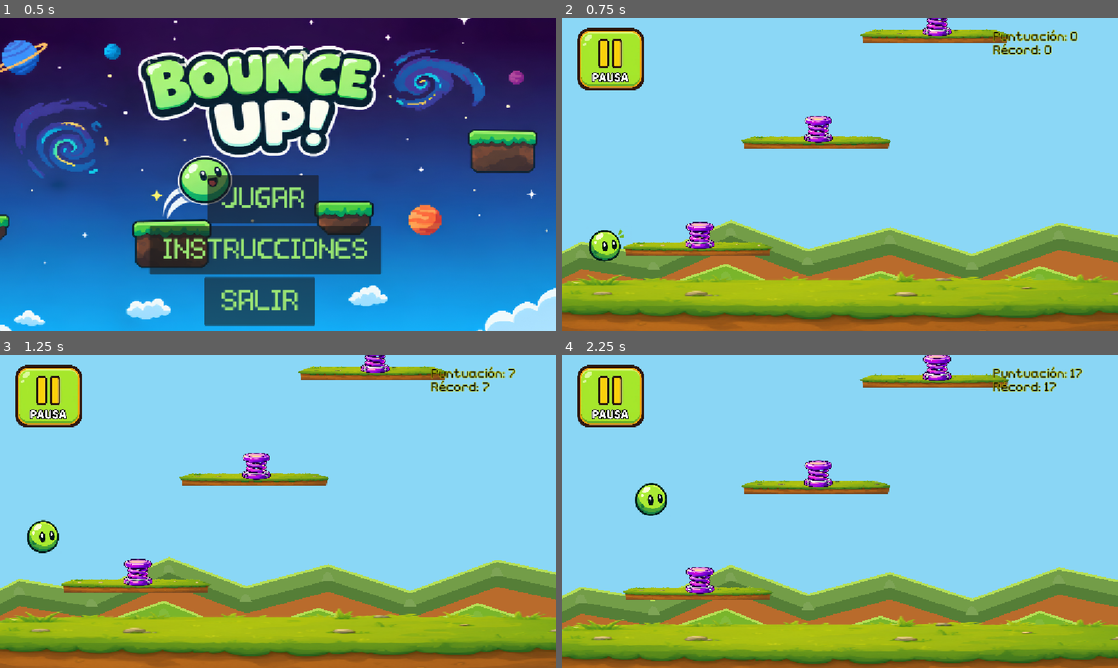
Above: before the commit, frames 1-4 (two rows, left to right).
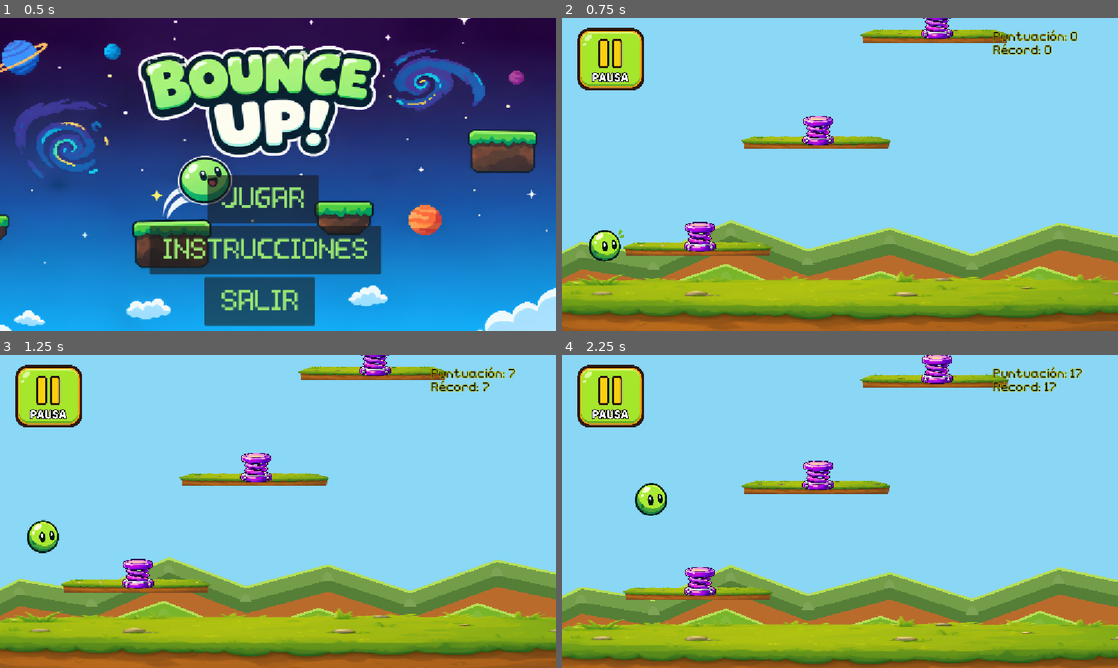
Above: after the commit, the same moments.

Repository: Miranda-511/Bounce-Up-
Game: Godot game, scene res://escenas/menu.tscn
Two runs of this game, one before a commit and one after it. Both use one fixed random seed, a clock stepped at 60 frames per second and the inputs below.
Inputs (mouse positions are in pixels of both pictures, inside the frame that each line leads up to):
- Up to frame 1 (0.5 s): no input
- Up to frame 2 (0.75 s): click "JUGAR" at 0.5 s
- Up to frame 3 (1.25 s): no input
- Up to frame 4 (2.25 s): click (612, 395) at 1.25 s; tap Enter at 2 s; hold Right (ui_right) from 2.03 s (still down)

Frame 1 is identical in both runs. In frame 2, 1.0% of the frame differs, in the area x 22-71%, y 0-75%; in frame 3, 1.0%; in frame 4, 1.1%, in the area x 22-71%, y 0-77%.

Commit message:
resortes no funcionales

Diff:
--- a/escenas/spring.tscn
+++ b/escenas/spring.tscn
@@ -3,26 +3,24 @@
 [ext_resource type="Script" uid="uid://2ia766oe0nn7" path="res://scripts/spring.gd" id="1_piab2"]
 [ext_resource type="Texture2D" uid="uid://7vrkg4cgrrvt" path="res://assets/spring.png" id="1_rfvfj"]
 
-[sub_resource type="CapsuleShape2D" id="CapsuleShape2D_eaw6l"]
-radius = 39.673195
-height = 132.2939
+[sub_resource type="CircleShape2D" id="CircleShape2D_piab2"]
+radius = 52.50588
 
 [node name="Spring" type="Node2D" unique_id=593130799]
 scale = Vector2(0.5516854, 0.50422454)
 script = ExtResource("1_piab2")
 
 [node name="Sprite2D" type="Sprite2D" parent="." unique_id=1017404765]
-position = Vector2(2, 43.631325)
-scale = Vector2(0.33045796, 0.28550646)
+position = Vector2(2, 49.581055)
+scale = Vector2(0.36722994, 0.31411004)
 texture = ExtResource("1_rfvfj")
 
 [node name="StaticBody2D" type="StaticBody2D" parent="." unique_id=2035563957]
-position = Vector2(0, 43.631348)
-scale = Vector2(0.9317033, 0.70037115)
+position = Vector2(0, 49.58108)
+scale = Vector2(1.0353794, 0.77053815)
 
 [node name="CollisionShape2D" type="CollisionShape2D" parent="StaticBody2D" unique_id=2112059653]
-position = Vector2(-1.7839772e-13, -42.47554)
-rotation = 1.5707964
-shape = SubResource("CapsuleShape2D_eaw6l")
+position = Vector2(3.5762787e-07, -51.47683)
+scale = Vector2(1.0420631, 0.5186936)
+shape = SubResource("CircleShape2D_piab2")
 one_way_collision = true
-one_way_collision_direction = Vector2(1, 0)
